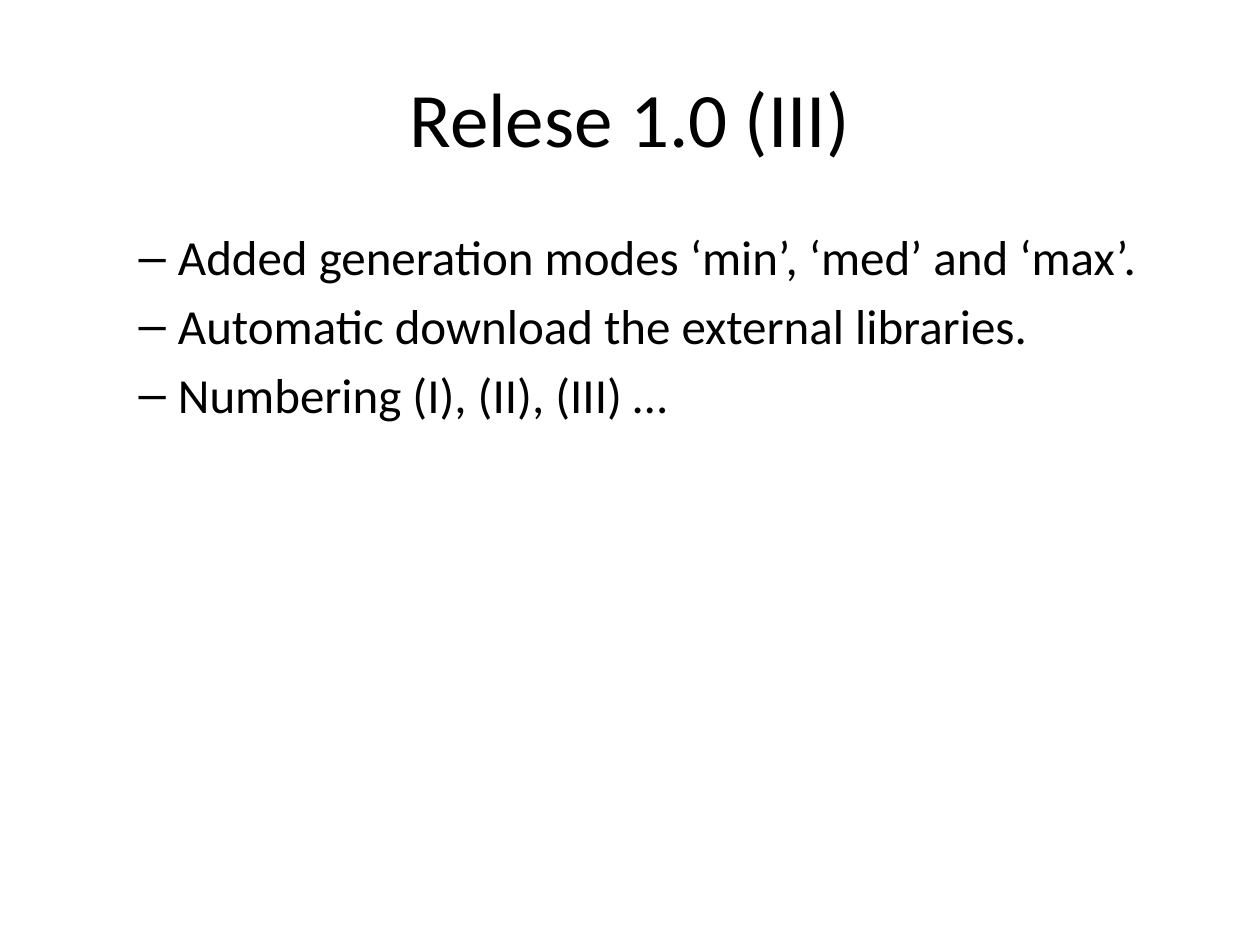
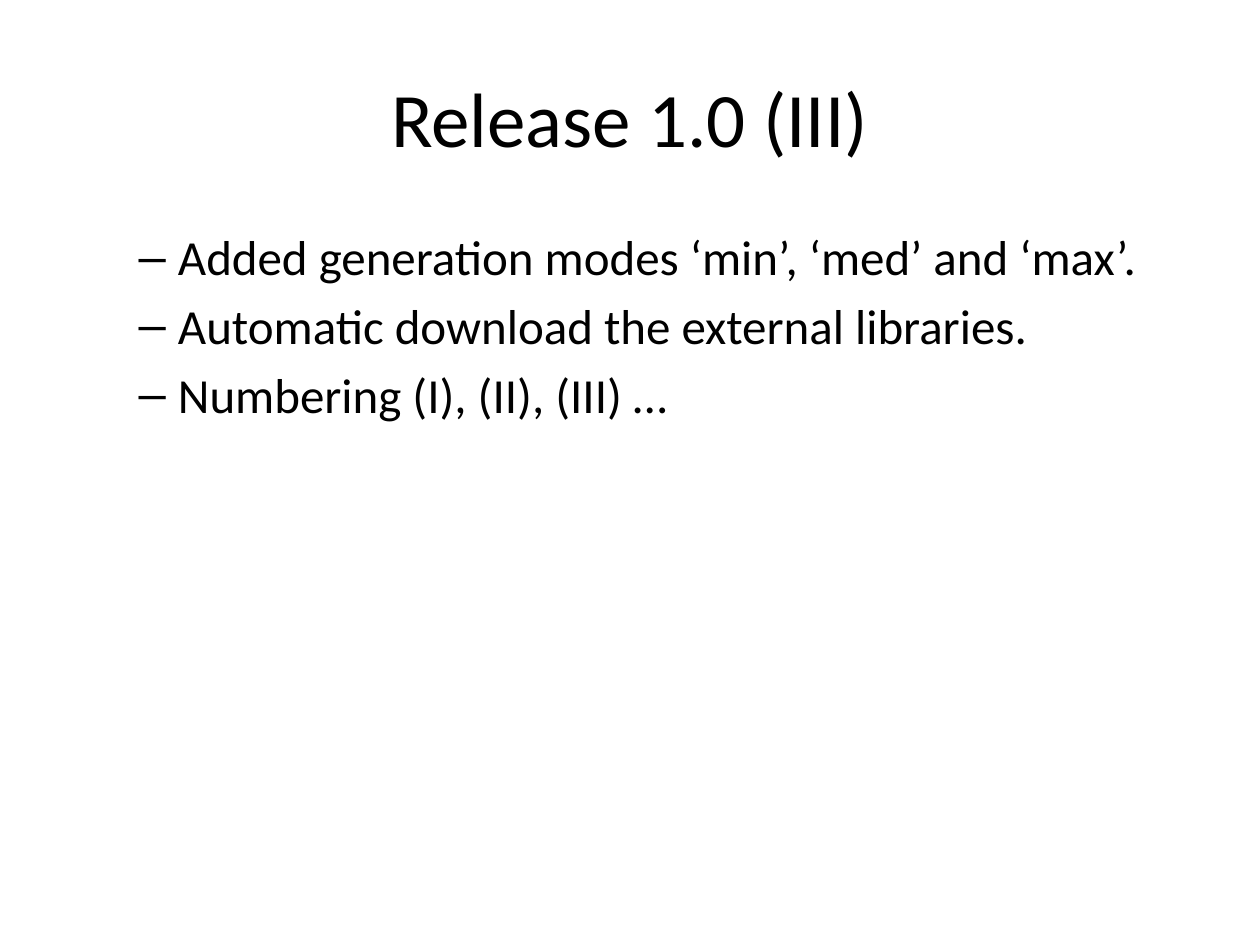
Before and after one commit to asanzdiego/markdownslides, a slide deck: slide 35 of doc/export/readme-slides-plus.pptx. Drawn at 1260x945 pixels with LibreOffice and Linux fonts; fonts in the diff are those of the drawing. Boxes give left, top, right and bottom in pixels: in the first picture for what was removed or moved away, otherwise in the second. Text is boxed around its words. In the diff, an @@ line names an element or a change of style, - is before the commit and + after.

```diff
--- a/doc/export/readme-slides-plus.pptx
+++ b/doc/export/readme-slides-plus.pptx
@@ title at <box>391,91,868,158</box>: text changed @@
-Relese 1.0 (III)
+Release 1.0 (III)
```
Also in this commit, not shown: 11 other slides changed, 24 other files.
